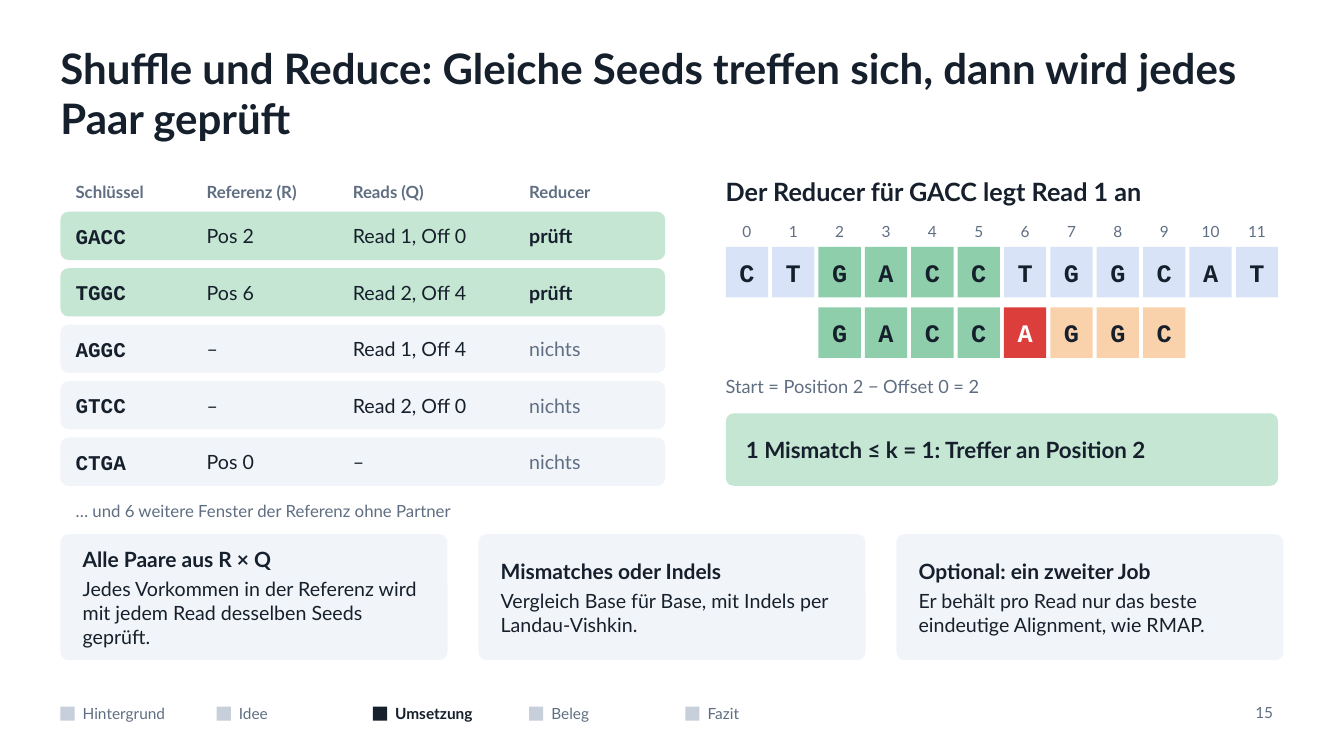
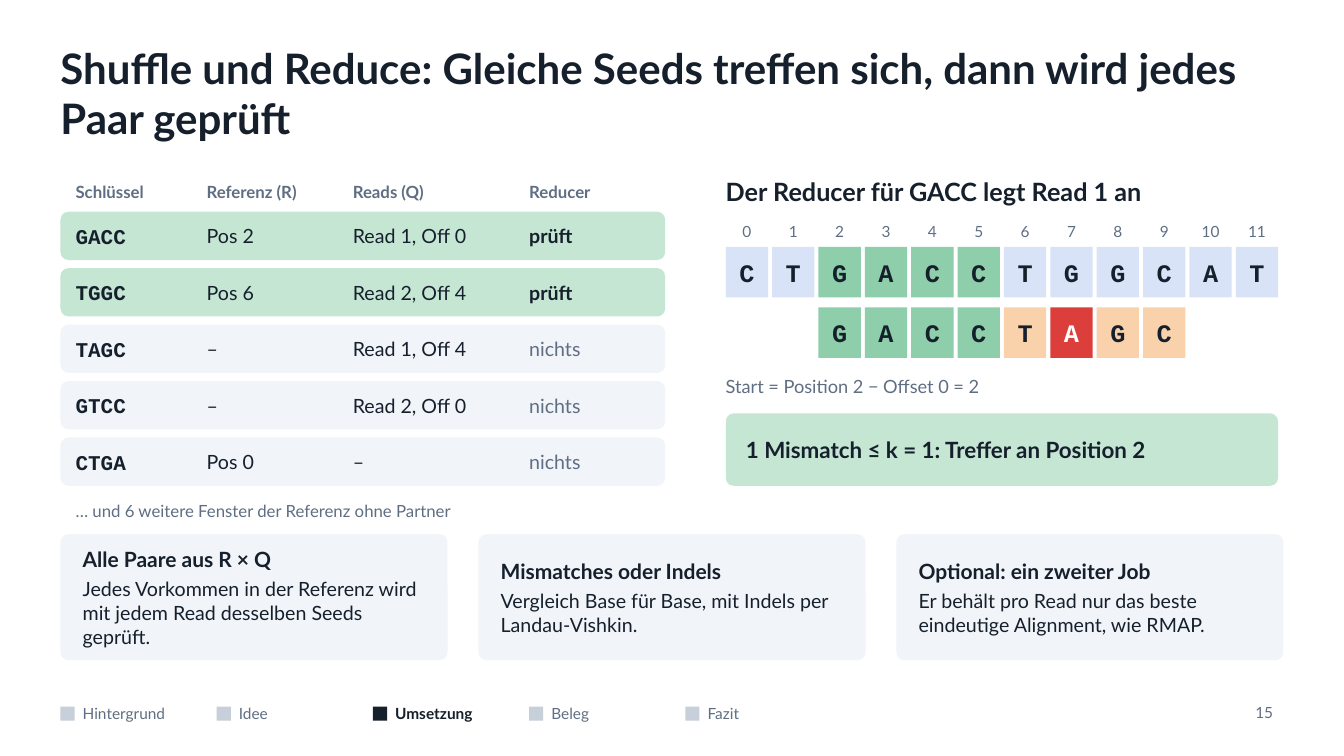
Before and after one commit to mawehl/BigData, a slide deck: slide 15 of CloudBurst_Vortrag.pptx. Drawn at 1344x756 pixels with LibreOffice and Linux fonts; fonts in the diff are those of the drawing. Boxes give left, top, right and bottom in pixels: in the first picture for what was removed or moved away, otherwise in the second. Text is boxed around its words. In the diff, an @@ line names an element or a change of style, - is before the commit and + after.

```diff
--- a/CloudBurst_Vortrag.pptx
+++ b/CloudBurst_Vortrag.pptx
@@ rectangle "T": place and size @@
-rectangle "T" at (1051, 308, 1093, 358)
+rectangle "T" at (1004, 308, 1047, 358)
@@ text in rectangle at (1018, 325, 1033, 342): text changed @@
-G
+T
@@ rectangle "A": place and size @@
-rectangle "A" at (1004, 308, 1047, 358)
+rectangle "A" at (1051, 308, 1093, 358)
@@ text at (76, 343, 126, 357): text changed @@
-AGGC
+TAGC
```
Also in this commit, not shown: 3 other slides changed, 1 other file.
